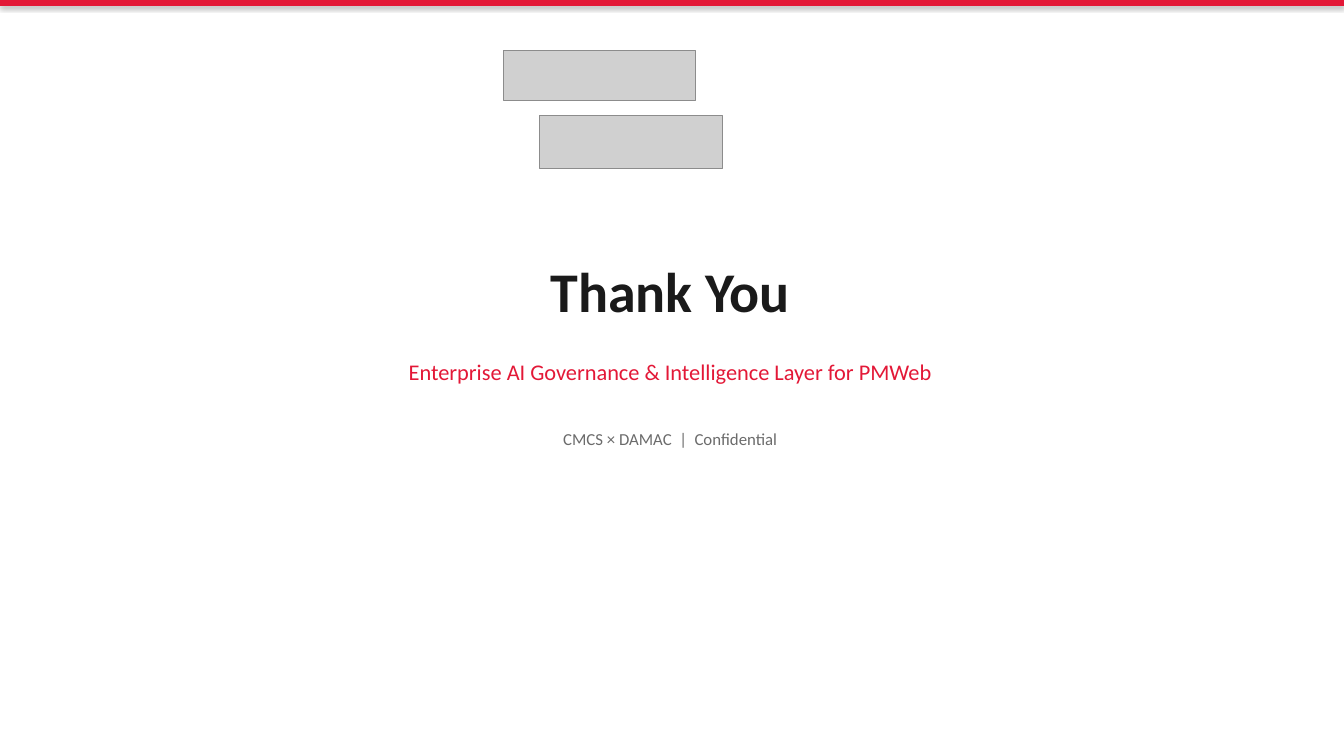
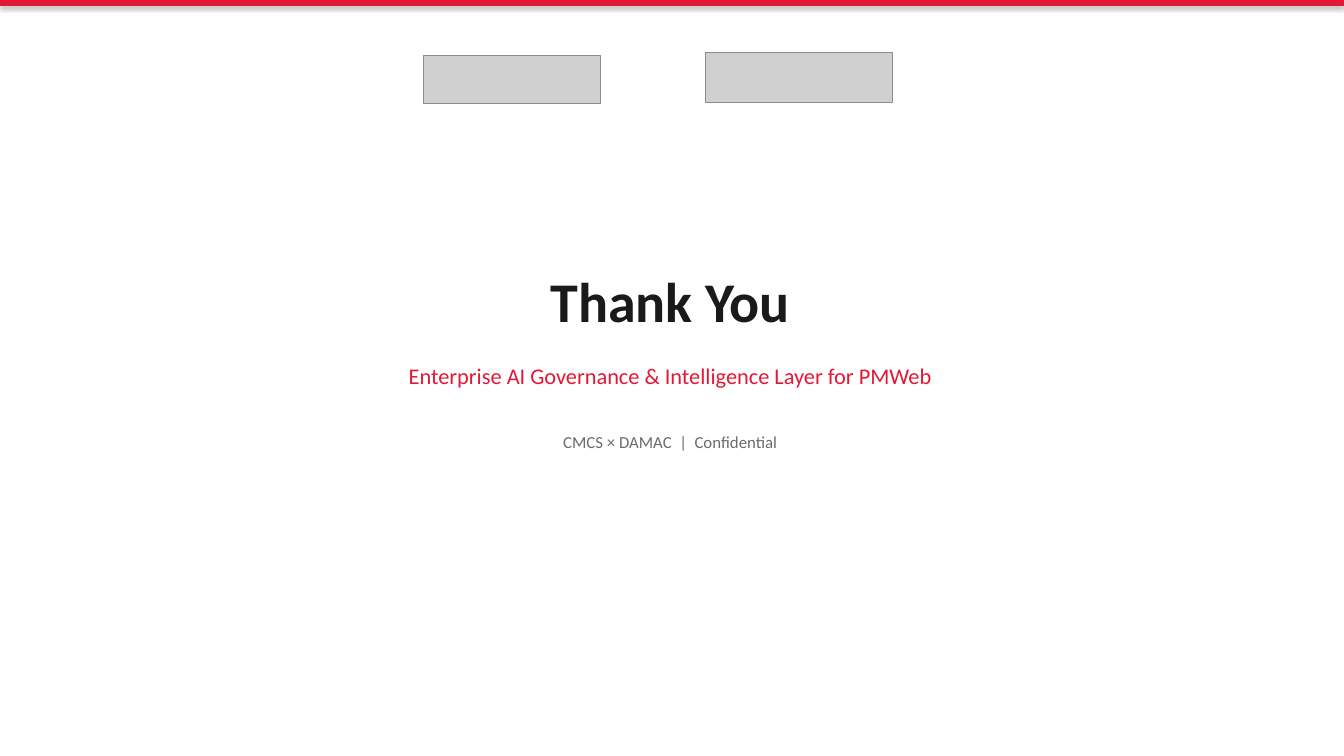
Before and after one commit to vishnushankar9024/procurehubibi, a slide deck: slide 36 of output/DAMAC_PMWeb_AI_Governance_Intelligence_Layer.pptx. Drawn at 1344x756 pixels with LibreOffice and Linux fonts; fonts in the diff are those of the drawing; grey boxes stand for pictures. Boxes give left, top, right and bottom in pixels: in the first picture for what was removed or moved away, otherwise in the second. Text is boxed around its words. In the diff, an @@ line names an element or a change of style, - is before the commit and + after.

```diff
--- a/output/DAMAC_PMWeb_AI_Governance_Intelligence_Layer.pptx
+++ b/output/DAMAC_PMWeb_AI_Governance_Intelligence_Layer.pptx
@@ picture: place and size @@
-picture at [504,50,696,101]
+picture at [423,55,601,104]
@@ picture added at [706,52,893,103] @@
@@ picture removed at [539,116,723,168] @@
@@ line spacing 1 to 1.15 in 3 elements at [551,282,790,323], [409,368,931,388], [563,436,777,448] @@
```
Also in this commit, not shown: 35 other slides changed, 14 other files.
